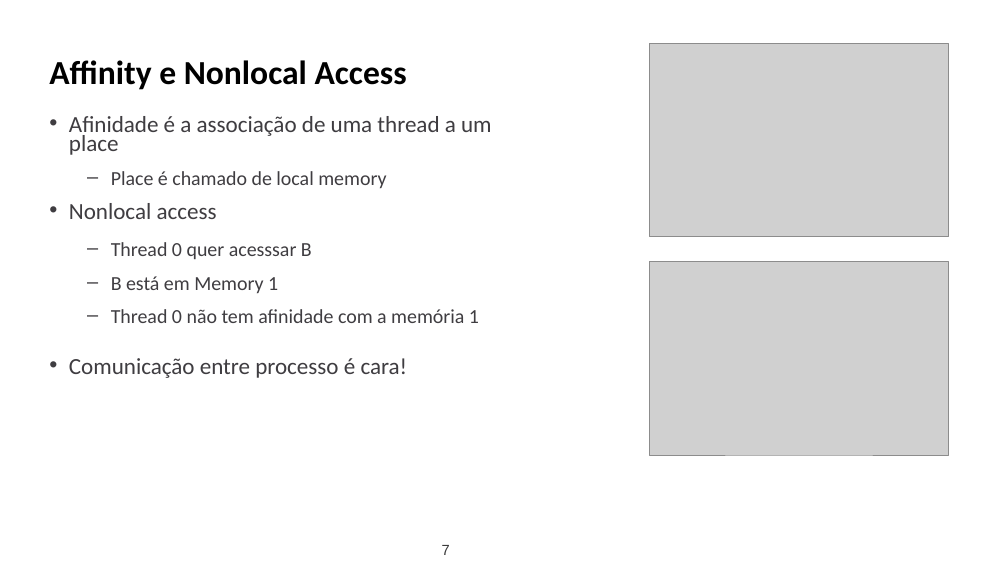
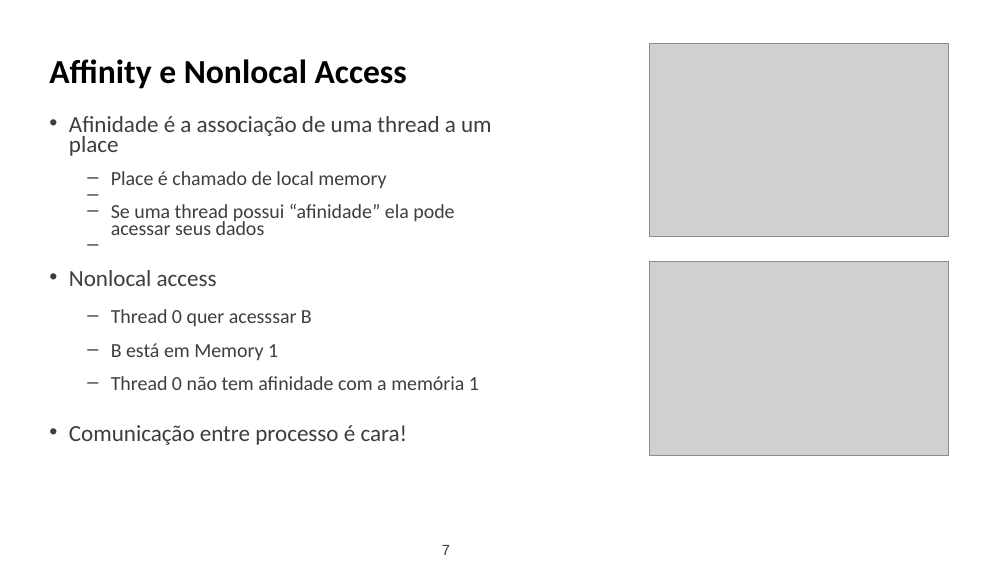
Before and after one commit to lquatrin/inf2591, a slide deck: slide 7 of x10.pptx. Drawn at 1008x567 pixels with LibreOffice and Linux fonts; fonts in the diff are those of the drawing; grey boxes stand for pictures. Boxes give left, top, right and bottom in pixels: in the first picture for what was removed or moved away, otherwise in the second. Text is boxed around its words. In the diff, an @@ line names an element or a change of style, - is before the commit and + after.

```diff
--- a/x10.pptx
+++ b/x10.pptx
@@ text at bbox=[111, 204, 454, 235]: paragraph added @@
+  – Se uma thread possui “afinidade” ela pode acessar seus dados
```
Also in this commit, not shown: 14 other slides changed, 4 slides added, 2 slides removed, 4 other files.
